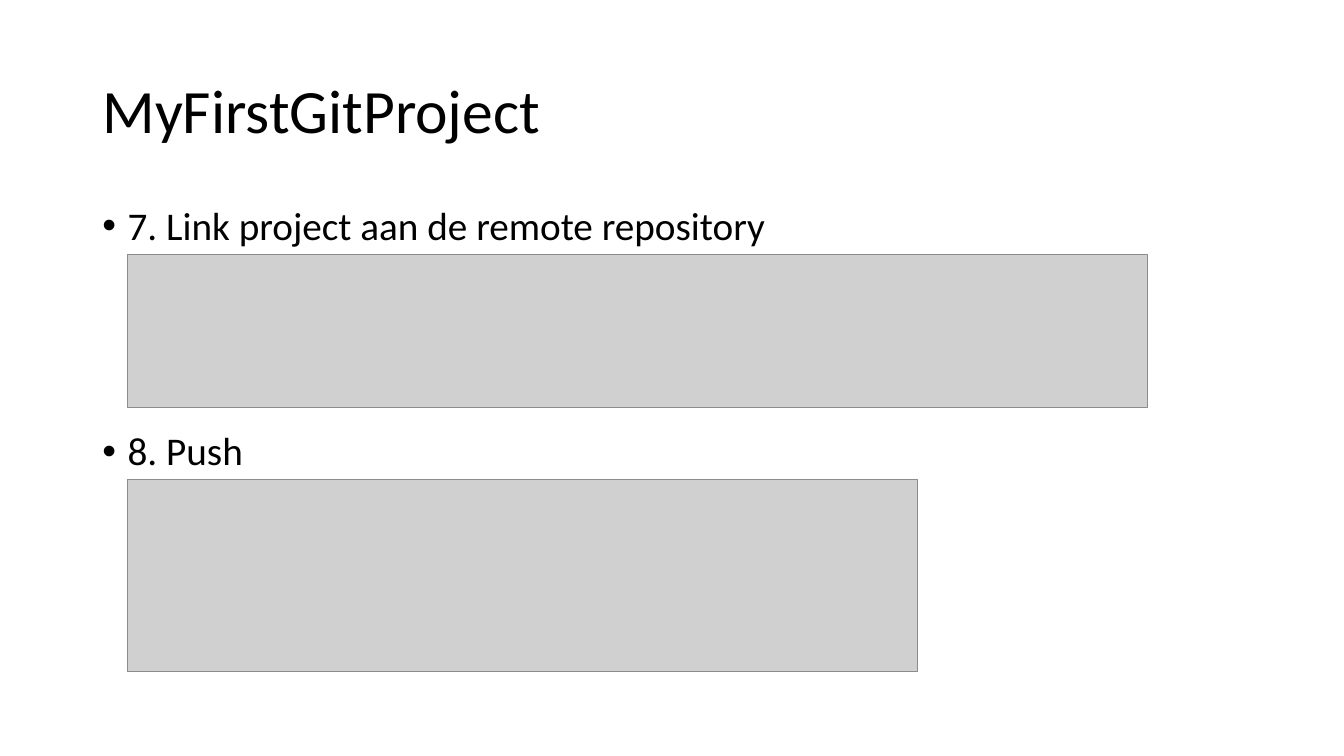
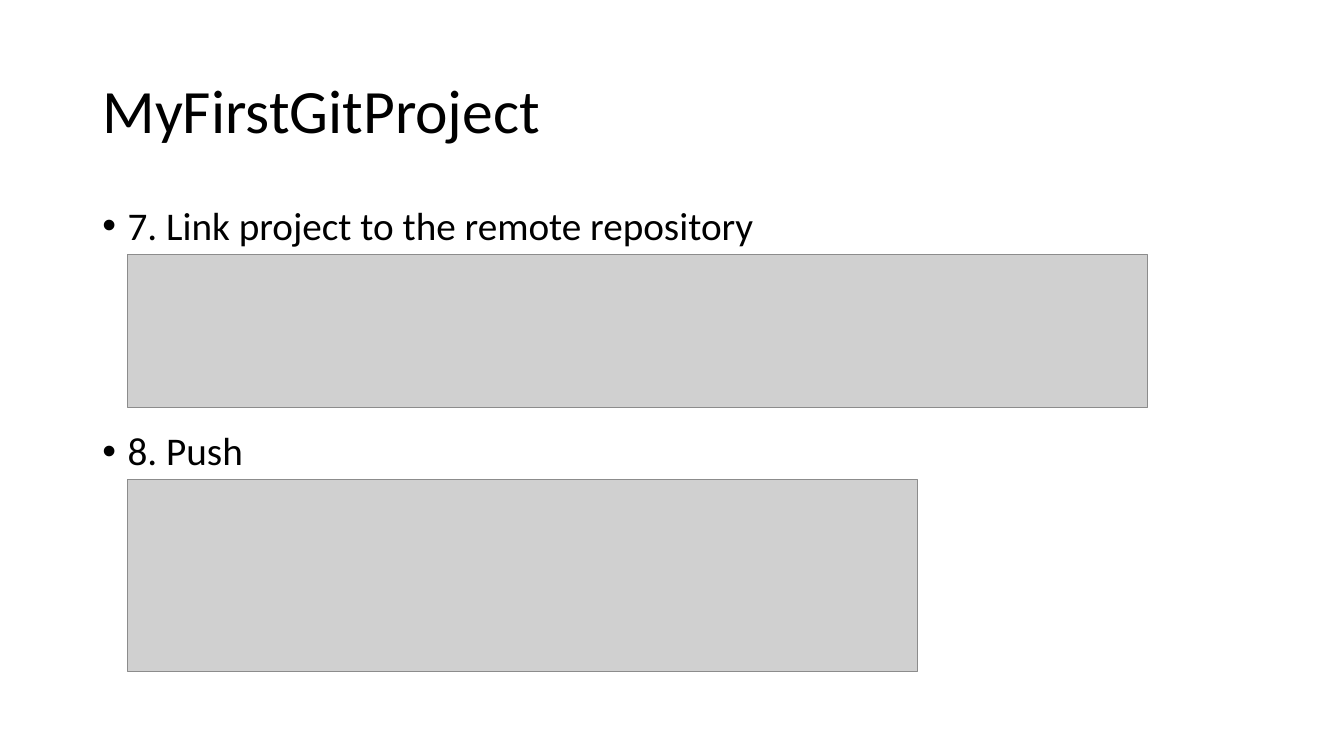
Before and after one commit to tomovermeers/MyFirstGitProject, a slide deck: slide 13 of GIT.pptx. Drawn at 1344x756 pixels with LibreOffice and Linux fonts; fonts in the diff are those of the drawing; grey boxes stand for pictures. Boxes give left, top, right and bottom in pixels: in the first picture for what was removed or moved away, otherwise in the second. Text is boxed around its words. In the diff, an @@ line names an element or a change of style, - is before the commit and + after.

Commit message:
Some minor changes

```diff
--- a/GIT.pptx
+++ b/GIT.pptx
@@ text at <box>128,212,753,247</box>: text changed @@
-• 7. Link project aan de remote repository
+• 7. Link project to the remote repository
```
Also in this commit, not shown: 5 other slides changed.
